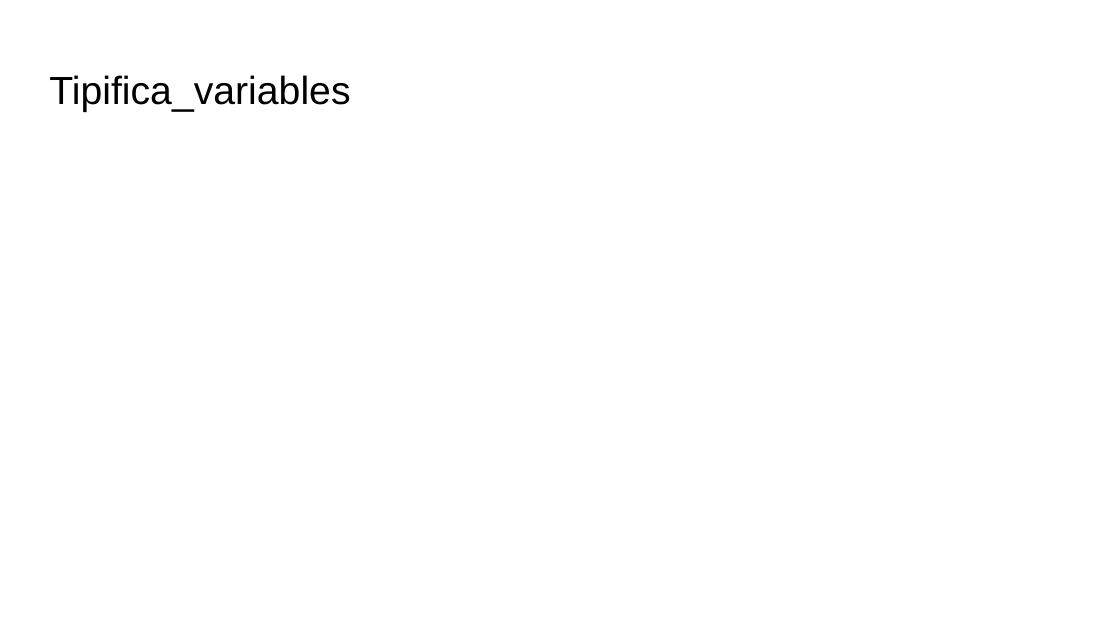
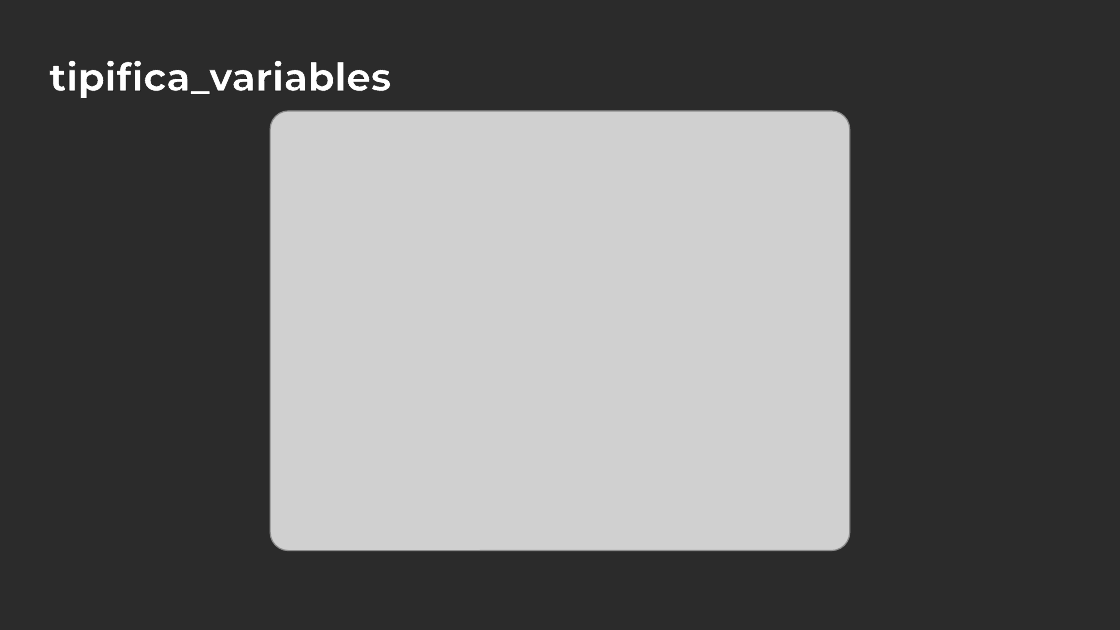
Before and after one commit to mPuchadesdo/Team-Challenge---Team-Lasso, a slide deck: slide 3 of Team_Lasso.pptx. Drawn at 1120x630 pixels with LibreOffice and Linux fonts; fonts in the diff are those of the drawing; grey boxes stand for pictures; background and template pictures are left out; a plain dark background stands for a picture behind light text. Boxes give left, top, right and bottom in pixels: in the first picture for what was removed or moved away, otherwise in the second. Text is boxed around its words. In the diff, an @@ line names an element or a change of style, - is before the commit and + after.

```diff
--- a/Team_Lasso.pptx
+++ b/Team_Lasso.pptx
@@ background #FFFFFF to picture (left out) @@
@@ title at <box>49,61,391,98</box>: text changed; size 25.2 to 25 pt; font Arial to Montserrat; text colour #000000 to #FFFFFF; bold on @@
-Tipifica_variables
+tipifica_variables
@@ picture added at <box>270,111,849,551</box> @@
```
Also in this commit, not shown: 6 other slides changed, 1 slide added.
